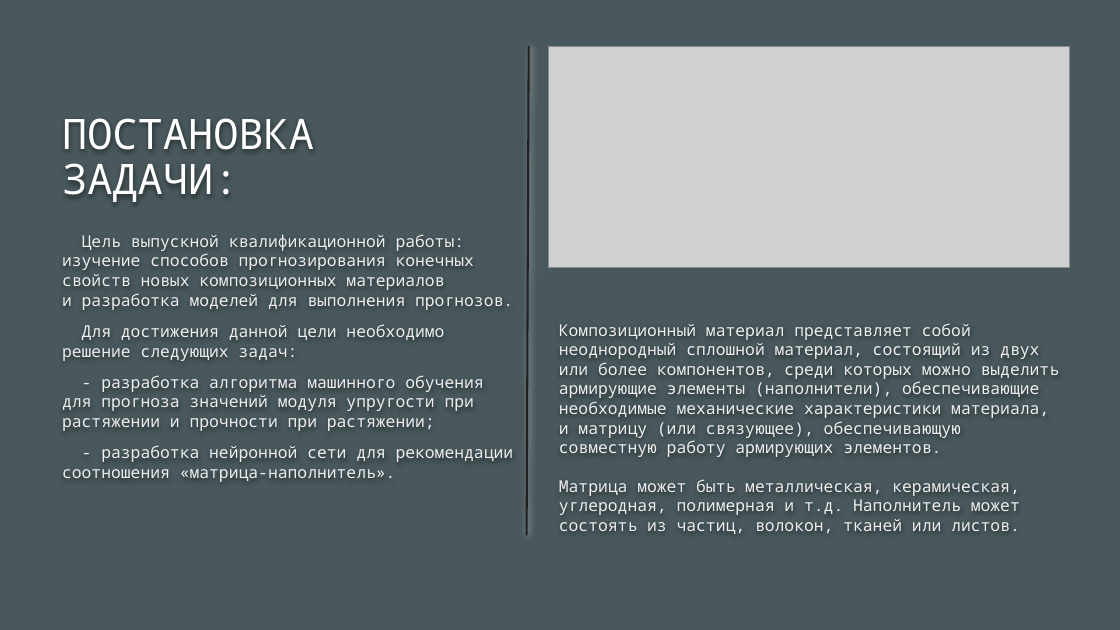
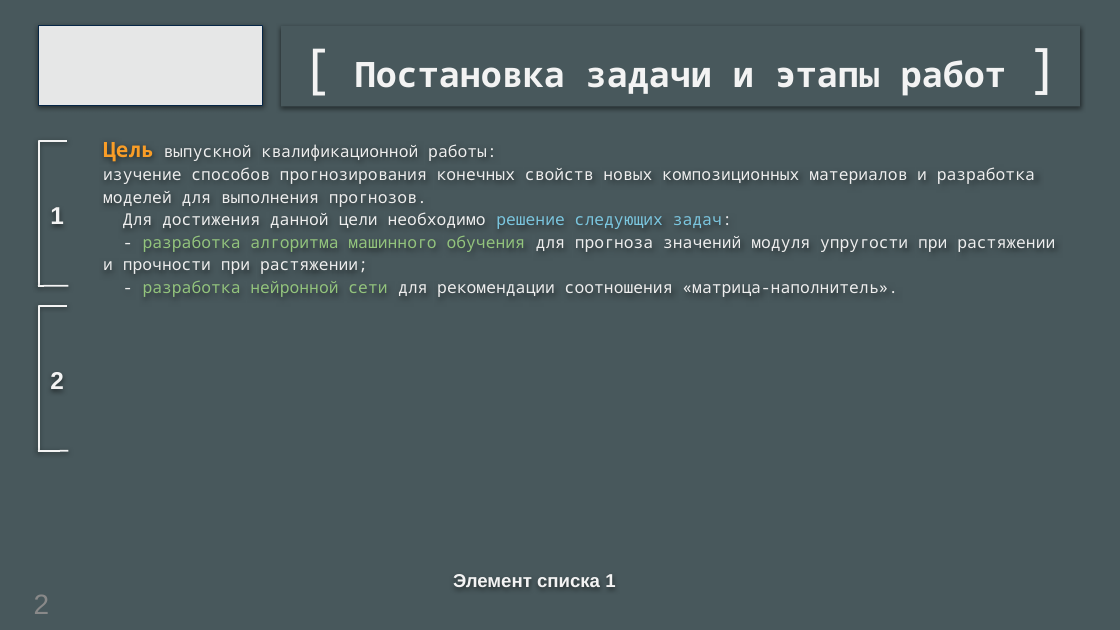
Before and after one commit to wwwmyroot/DS_graduate, a slide deck: slide 2 of presentation/raw/v02_Presentation_rev1.pptx. Drawn at 1120x630 pixels with LibreOffice and Linux fonts; fonts in the diff are those of the drawing; grey boxes stand for pictures; background and template pictures are left out. Boxes give left, top, right and bottom in pixels: in the first picture for what was removed or moved away, otherwise in the second. Text is boxed around its words. In the diff, an @@ line names an element or a change of style, - is before the commit and + after.

```diff
--- a/presentation/raw/v02_Presentation_rev1.pptx
+++ b/presentation/raw/v02_Presentation_rev1.pptx
@@ rectangle added at [39, 25, 263, 106], fill #E6E7E7, outline #062646 0.75 pt @@
@@ rectangle added at [281, 26, 1081, 107], fill #48585C, 30 pt, text #F3F3F3, bold @@
+[ Постановка задачи и этапы работ ]
@@ line removed from (528, 46) to (527, 535) @@
@@ picture removed at [549, 46, 1070, 267] @@
@@ title removed at [62, 118, 314, 202] @@
-ПОСТАНОВКА ЗАДАЧИ:
@@ elbow line added from (39, 286) to (67, 141), #F3F3F3 1.5 pt @@
@@ text "Цель выпускной квалификационной работы:": place and size @@
-text "Цель выпускной квалификационной работы:" at [62, 234, 514, 482]
+text "Цель выпускной квалификационной работы:" at [103, 142, 1055, 297]
@@ text at [103, 142, 1035, 207]: text changed @@
-Цель выпускной квалификационной работы: изучение способов прогнозирования конечных свойств новых композиционных материалов
-и разработка моделей для выполнения прогнозов.
+Цель выпускной квалификационной работы:
+изучение способов прогнозирования конечных свойств новых композиционных материалов и разработка моделей для выполнения прогнозов.
@@ text added at [50, 207, 64, 224], 36 pt, text #F3F3F3, bold @@
+1
@@ text at [103, 212, 1055, 297]: text colour #EEEEEE to #7BC6DF in "решение следующих задач:"; text colour #EEEEEE to #93C47D in "разработка алгоритма машинного обучения", "разработка нейронной сети"; line spacing 1 to 1.15; less space between paragraphs @@
@@ line added from (38, 286) to (68, 286), #F3F3F3 1.5 pt @@
@@ elbow line added from (39, 451) to (67, 307), #F3F3F3 1.5 pt @@
@@ text removed at [559, 323, 1059, 534] @@
-Композиционный материал представляет собой неоднородный сплошной материал, состоящий из двух или более компонентов, среди которых можно выделить армирующие элементы (наполнители), обеспечивающие необходимые механические характеристики материала, и матрицу (или связующее), обеспечивающую совместную работу армирующих элементов.
-Матрица может быть металлическая, керамическая, углеродная, полимерная и т.д. Наполнитель может состоять из частиц, волокон, тканей или листов.
@@ text added at [50, 372, 64, 389], 36 pt, text #F3F3F3, bold @@
+2
@@ line added from (38, 451) to (68, 451), #F3F3F3 1.5 pt @@
@@ page number added at [34, 595, 50, 614], 24 pt, text #898989 @@
+2
@@ text added at [453, 574, 615, 587], 16 pt, text #F3F3F3, bold @@
+Элемент списка 1
```
Also in this commit, not shown: 1 other slide changed, 5 slides added, 13 slides removed, 38 other files.
